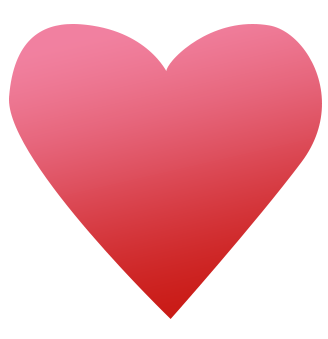
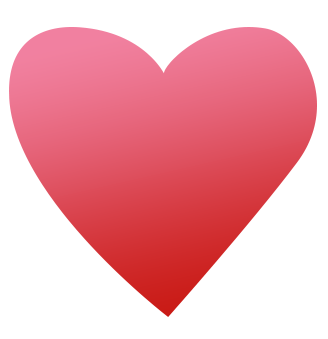
Comparing the layer stacks of the two 328 x 339 images. Changes:
painted on "Triangle 1" over [9, 24, 322, 319]
